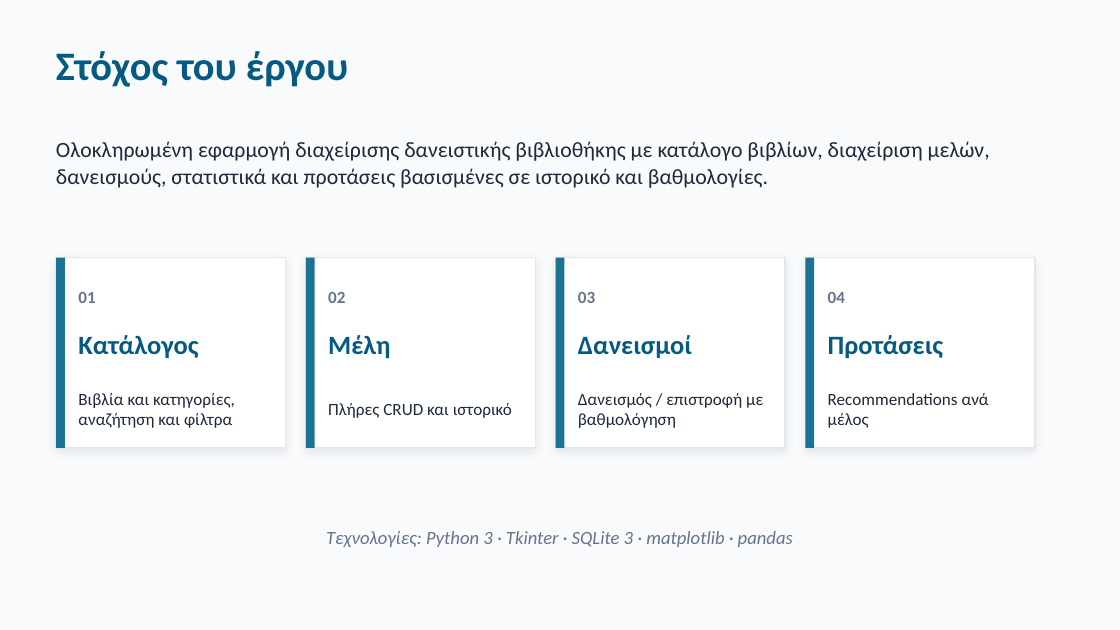
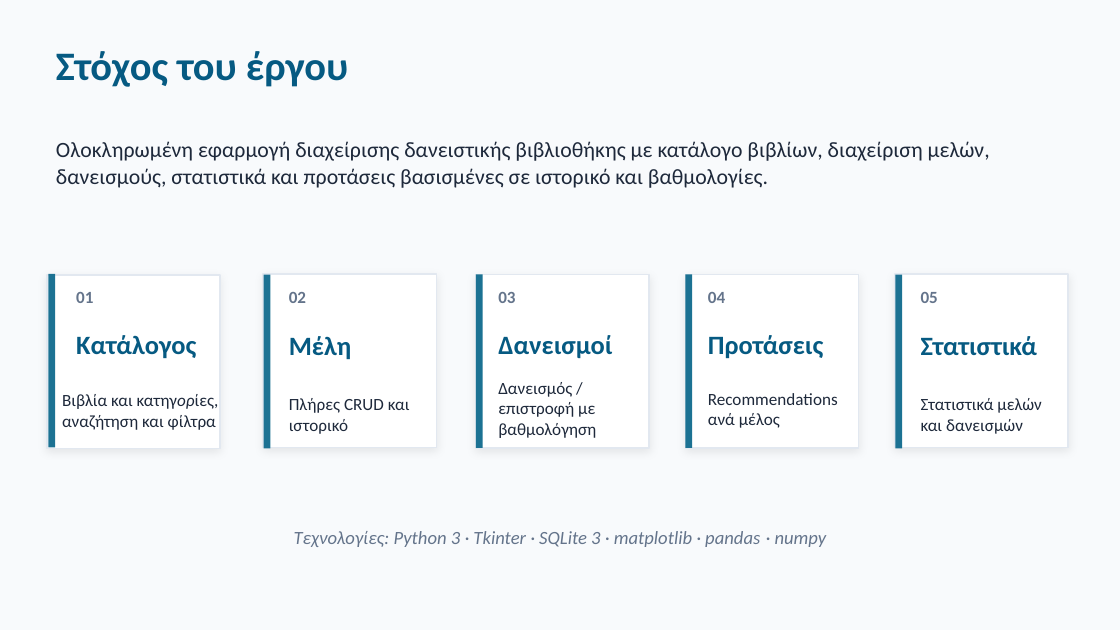
Before and after one commit to JohnNtirintis/EAP-Python-SQLLite-Demo, a slide deck: slide 2 of presentation/presentation.pptx. Drawn at 1120x630 pixels with LibreOffice and Linux fonts; fonts in the diff are those of the drawing. Boxes give left, top, right and bottom in pixels: in the first picture for what was removed or moved away, otherwise in the second. Text is boxed around its words. In the diff, an @@ line names an element or a change of style, - is before the commit and + after.

```diff
--- a/presentation/presentation.pptx
+++ b/presentation/presentation.pptx
@@ rectangle resized from (x1=56, y1=258, x2=286, y2=448) to (x1=47, y1=274, x2=221, y2=448) @@
@@ rectangle resized from (x1=56, y1=258, x2=65, y2=448) to (x1=48, y1=274, x2=55, y2=448) @@
@@ rectangle resized from (x1=306, y1=258, x2=315, y2=448) to (x1=263, y1=274, x2=270, y2=448) @@
@@ rectangle resized from (x1=306, y1=258, x2=535, y2=448) to (x1=263, y1=274, x2=437, y2=448) @@
@@ text "02" moved from (x1=328, y1=292, x2=345, y2=303) to (x1=289, y1=292, x2=306, y2=303) @@
@@ rectangle resized from (x1=556, y1=258, x2=564, y2=448) to (x1=476, y1=274, x2=483, y2=448) @@
@@ rectangle resized from (x1=556, y1=258, x2=785, y2=448) to (x1=476, y1=274, x2=650, y2=448) @@
@@ text "03" moved from (x1=578, y1=292, x2=595, y2=303) to (x1=498, y1=292, x2=515, y2=303) @@
@@ rectangle resized from (x1=805, y1=258, x2=814, y2=448) to (x1=685, y1=274, x2=692, y2=448) @@
@@ rectangle resized from (x1=805, y1=258, x2=1035, y2=448) to (x1=685, y1=274, x2=859, y2=448) @@
@@ text "04" moved from (x1=828, y1=292, x2=845, y2=303) to (x1=708, y1=292, x2=725, y2=303) @@
@@ text "Μέλη" moved from (x1=328, y1=335, x2=390, y2=359) to (x1=289, y1=336, x2=351, y2=360) @@
@@ text "Δανεισμοί" moved from (x1=578, y1=335, x2=692, y2=359) to (x1=498, y1=335, x2=612, y2=359) @@
@@ text "Προτάσεις" moved from (x1=828, y1=335, x2=943, y2=359) to (x1=708, y1=335, x2=823, y2=359) @@
@@ text "Βιβλία και κατηγορίες, αναζήτηση και ..." moved from (x1=78, y1=393, x2=235, y2=428) to (x1=62, y1=394, x2=219, y2=430) @@
@@ text "Βιβλία και κατηγορίες, αναζήτηση και ..." at (x1=62, y1=394, x2=219, y2=430): italic on in "κατηγορίες," @@
@@ text "Πλήρες CRUD και ιστορικό" rewrapped from (x1=328, y1=403, x2=512, y2=418) to (x1=289, y1=398, x2=410, y2=434) @@
@@ text "Δανεισμός / επιστροφή με βαθμολόγηση" rewrapped from (x1=578, y1=393, x2=763, y2=428) to (x1=498, y1=382, x2=596, y2=438) @@
@@ text "Recommendations ανά μέλος" rewrapped from (x1=828, y1=393, x2=989, y2=428) to (x1=708, y1=393, x2=838, y2=428) @@
@@ group added at (x1=895, y1=274, x2=1068, y2=448): 3 texts, 2 rectangles @@
+05
+Στατιστικά
+Στατιστικά μελών και δανεισμών
@@ text at (x1=294, y1=531, x2=827, y2=547): text changed @@
-Τεχνολογίες: Python 3 · Tkinter · SQLite 3 · matplotlib · pandas
+Τεχνολογίες: Python 3 · Tkinter · SQLite 3 · matplotlib · pandas · numpy
```
Also in this commit, not shown: 8 other slides changed, 2 other files.
